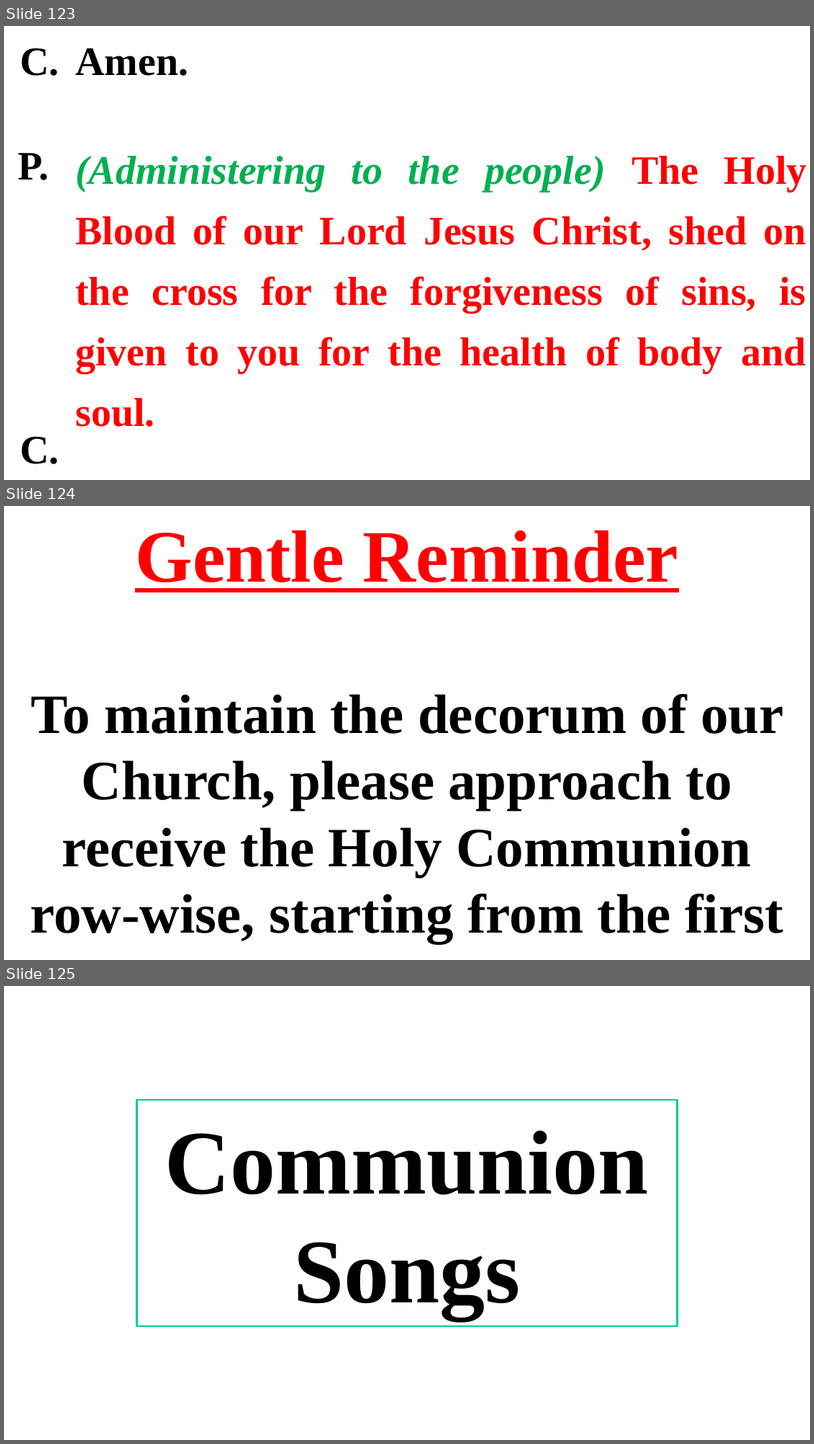
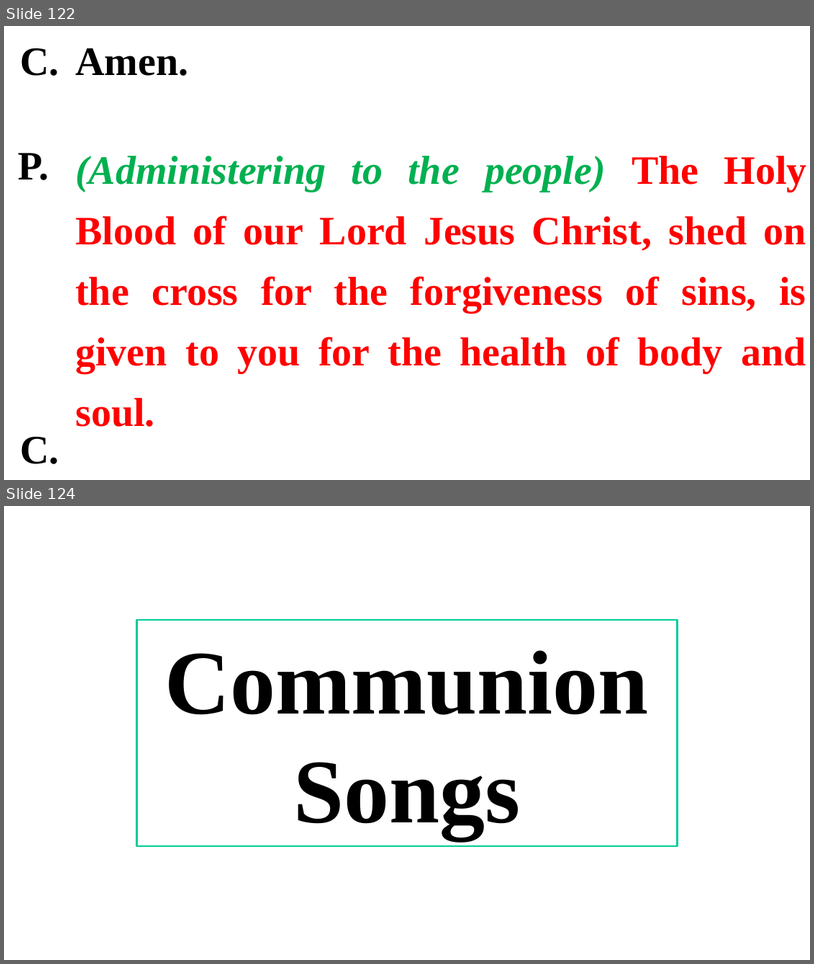
Before and after one commit to gijocode/Church_PPT_Utility, a slide deck: templates/english_service_template.pptx. Shown one above the other, each under a label of ours: slides 123, 124 and 125 before the commit, slides 122 and 124 after it; the slides between them are not shown. The pictures are 814x1444 and 814x964 pixels, drawn with LibreOffice and Linux fonts; fonts in the diff are those of the drawing. Boxes give left, top, right and bottom in pixels: in the first picture for what was removed or moved away, otherwise in the second. Text is boxed around its words. In the diff, an @@ line names an element or a change of style, - is before the commit and + after.

```diff
--- a/templates/english_service_template.pptx
+++ b/templates/english_service_template.pptx
@@ slide 124 removed at (4,506,810,960), background #FFFFFF @@
@@ text removed at (30,530,784,943) @@
-Gentle Reminder
-To maintain the decorum of our Church, please approach to receive the Holy Communion row-wise, starting from the first row.
@@ what was slide 123 is now slide 122 @@
@@ what was slide 125 is now slide 124 @@
```
Also in this commit, not shown: 1 slide added, 1 other slide removed, 1 other file.
